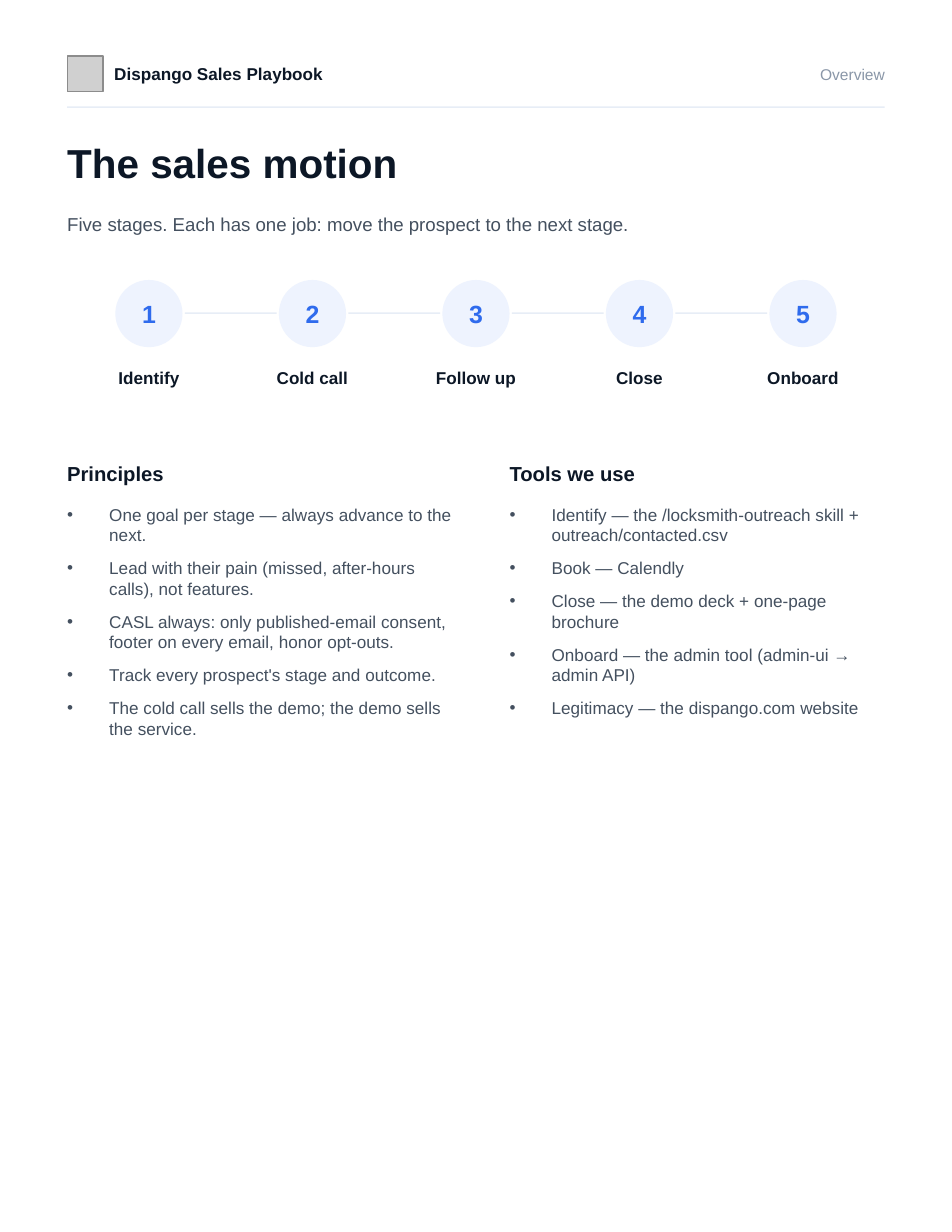
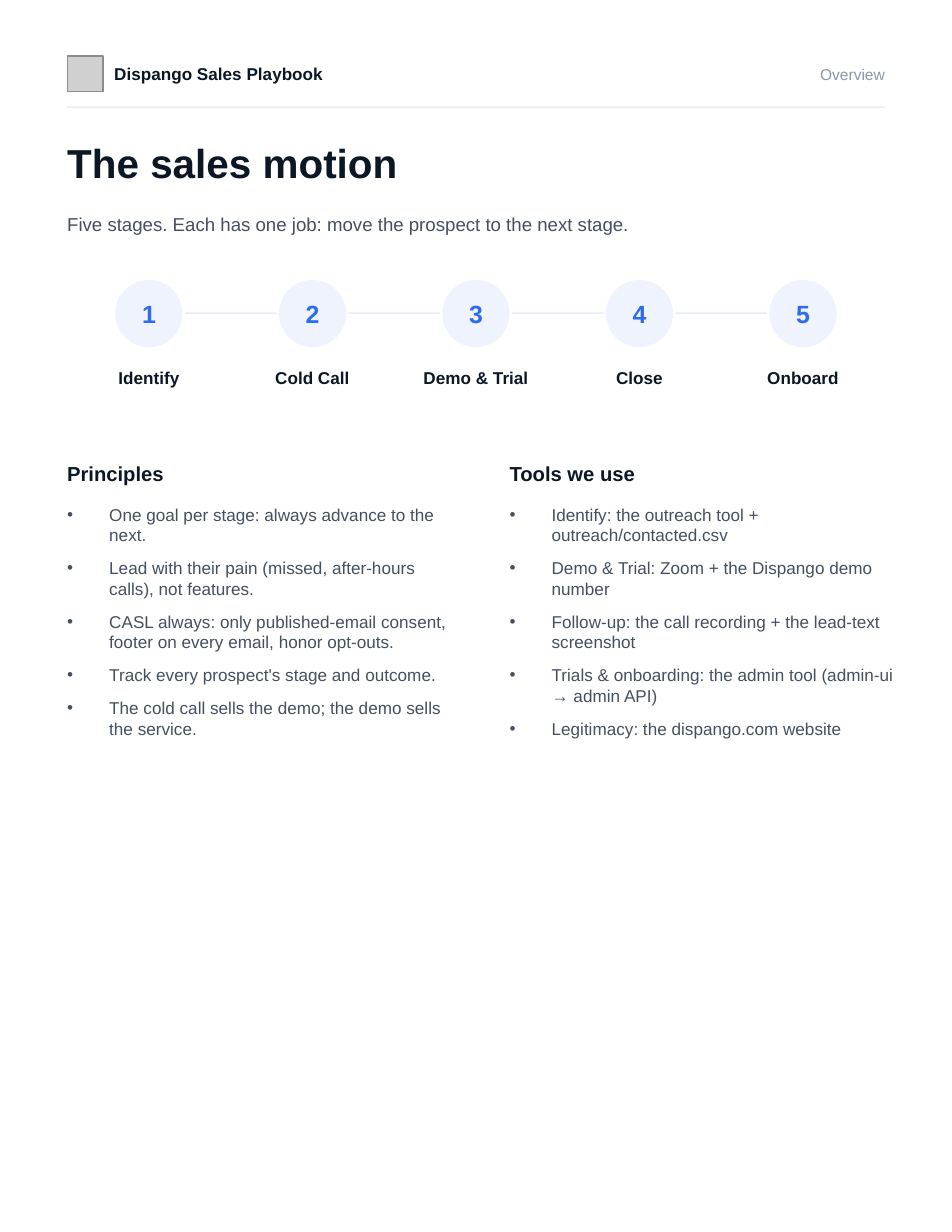
Before and after one commit to miguelangelsegura/mj-locksmith-webhook, a slide deck: slide 2 of sales/Dispango-sales-playbook.pptx. Drawn at 952x1232 pixels with LibreOffice and Linux fonts; fonts in the diff are those of the drawing; grey boxes stand for pictures. Boxes give left, top, right and bottom in pixels: in the first picture for what was removed or moved away, otherwise in the second. Text is boxed around its words. In the diff, an @@ line names an element or a change of style, - is before the commit and + after.

```diff
--- a/sales/Dispango-sales-playbook.pptx
+++ b/sales/Dispango-sales-playbook.pptx
@@ text at (x1=275, y1=371, x2=349, y2=384): text changed @@
-Cold call
+Cold Call
@@ text at (x1=423, y1=371, x2=528, y2=384): text changed @@
-Follow up
+Demo & Trial
@@ text at (x1=109, y1=508, x2=434, y2=541): text changed @@
-• One goal per stage — always advance to the next.
+• One goal per stage: always advance to the next.
@@ text at (x1=552, y1=508, x2=893, y2=739): text changed @@
-• Identify — the /locksmith-outreach skill + outreach/contacted.csv
-• Book — Calendly
-• Close — the demo deck + one-page brochure
-• Onboard — the admin tool (admin-ui → admin API)
-• Legitimacy — the dispango.com website
+• Identify: the outreach tool + outreach/contacted.csv
+• Demo & Trial: Zoom + the Dispango demo number
+• Follow-up: the call recording + the lead-text screenshot
+• Trials & onboarding: the admin tool (admin-ui → admin API)
+• Legitimacy: the dispango.com website
```
Also in this commit, not shown: 7 other slides changed, 1 slide added.
